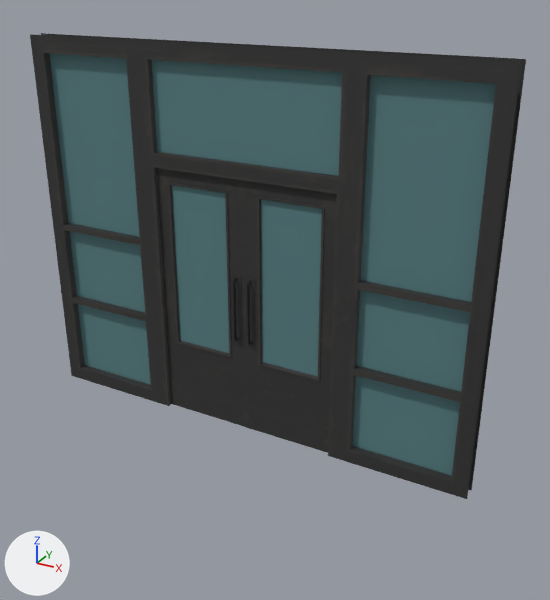
The FBX model Assets/Grocery Store_BVG/FBX/Double_Door_Grp.fbx as it was, and as the next commit left it.
Camera for both pictures: a camera (50 mm lens) standing at (3.35, -5.51, 4.19) and looking at (0.32, 0.0, 1.44). Every picture has the same lights, and +X, +Y and +Z are marked at lower left. Where no turn or scale is listed for an object, it has been applied to the vertices. Vertices at the same position are counted once.

The older version as bpy lines, for what is in view:
```python
ob_door2 = bpy.data.objects.new('Door2', me_mesh_004)
ob_door2.location = (0.92, -0.02, 0.0)
ob_door2_001 = bpy.data.objects.new('Door2.001', me_mesh_006)
ob_door2_001.location = (-0.9, -0.02, 0.0)
ob_frame = bpy.data.objects.new('Frame', me_mesh)
ob_frame.location = (2.75, -0.01, 1.8)
ob_frame2 = bpy.data.objects.new('Frame2', me_mesh_003)
ob_frame2.location = (-11.35, 12.03, 0.85)
ob_glass2 = bpy.data.objects.new('glass2', me_mesh_001)
ob_glass2.location = (1.64, 0.02, 1.35)
ob_glass3 = bpy.data.objects.new('glass3', me_mesh_002)
ob_glass3.location = (0.02, 0.0, 3.05)
# also in view: 'Glass2.001' at (-0.46, 0.0, 1.57); 'Glass2' at (0.48, 0.0, 1.57)
```
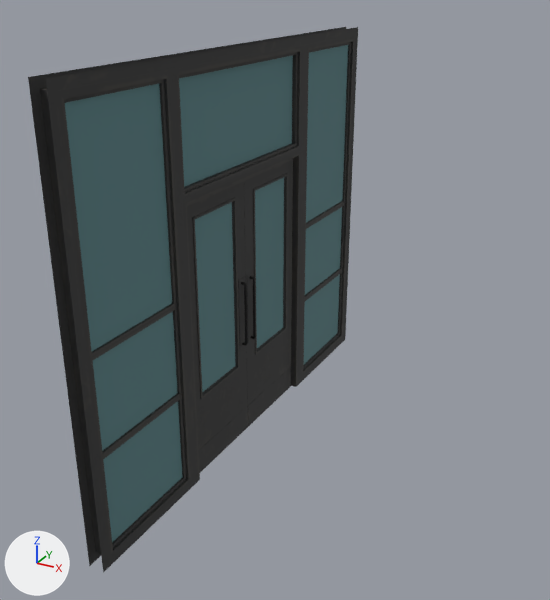
Where the change shows, as pixel boxes (x1, y1, x2, y2) in the pictures (550 x 600 px):
'glass2', mesh turned, moved: before (49, 53, 496, 475); after (65, 45, 348, 542)
'Frame', mesh turned, moved: before (30, 33, 526, 499); after (28, 27, 358, 573)
'Door2', mesh turned, moved: before (242, 180, 337, 453); after (187, 180, 248, 473)
'glass3', mesh turned, moved: before (152, 60, 342, 176); after (179, 55, 293, 187)
'Frame2', mesh turned, moved: before (147, 159, 345, 458); after (183, 150, 301, 482)

The change in detail:
me_mesh has 128 vertices, 107 faces and spans x -4.98..-0.51, y -0.05..0.09, z -1.8..1.8.
me_mesh is used by ob_frame; location (2.75, -0.01, 1.8).
me_mesh part 2: the whole mesh is turned -90 degrees about the z axis through the mesh origin.
me_mesh_001 has 16 vertices, 12 faces and spans x -3.76..0.47, y -0.01..0.01, z -1.24..2.19.
me_mesh_001 is used by ob_glass2; location (1.64, 0.02, 1.35).
me_mesh_001 part 5: the whole mesh is turned -90 degrees about the z axis through the mesh origin.
me_mesh_004 has 448 vertices, 416 faces and spans x -0.91..0.0, y -0.06..0.1, z 0.0..2.51.
me_mesh_004 is used by ob_door2; location (0.92, -0.02, 0.0).
me_mesh_004 part 1: the whole mesh is turned -90 degrees about the z axis through the mesh origin.
me_mesh_003 has 24 vertices, 16 faces and spans x 10.38..12.34, y -12.09..-11.95, z -0.85..1.73.
me_mesh_003 is used by ob_frame2; location (-11.35, 12.03, 0.85).
me_mesh_003 part 4: the whole mesh is turned -90 degrees about the z axis through the mesh origin.
me_mesh_002 has 8 vertices, 6 faces and spans x -0.91..0.91, y -0.01..0.01, z -0.4..0.4.
me_mesh_002 is used by ob_glass3; location (0.02, 0.0, 3.05).
me_mesh_002 part 3: the whole mesh is turned -90 degrees about the z axis through its middle.
Object 'Frame' (ob_frame) moves from (2.75, -0.01, 1.8) to (-0.01, -2.75, 1.8).
Object 'glass2' (ob_glass2) moves from (1.64, 0.02, 1.35) to (0.02, -1.64, 1.35).
Object 'Door2' (ob_door2) moves from (0.92, -0.02, 0.0) to (-0.02, -0.92, 0.0).
Object 'Frame2' (ob_frame2) moves from (-11.35, 12.03, 0.85) to (12.03, 11.35, 0.85).
Object 'glass3' (ob_glass3) moves from (0.02, 0.0, 3.05) to (0.0, -0.02, 3.05).
